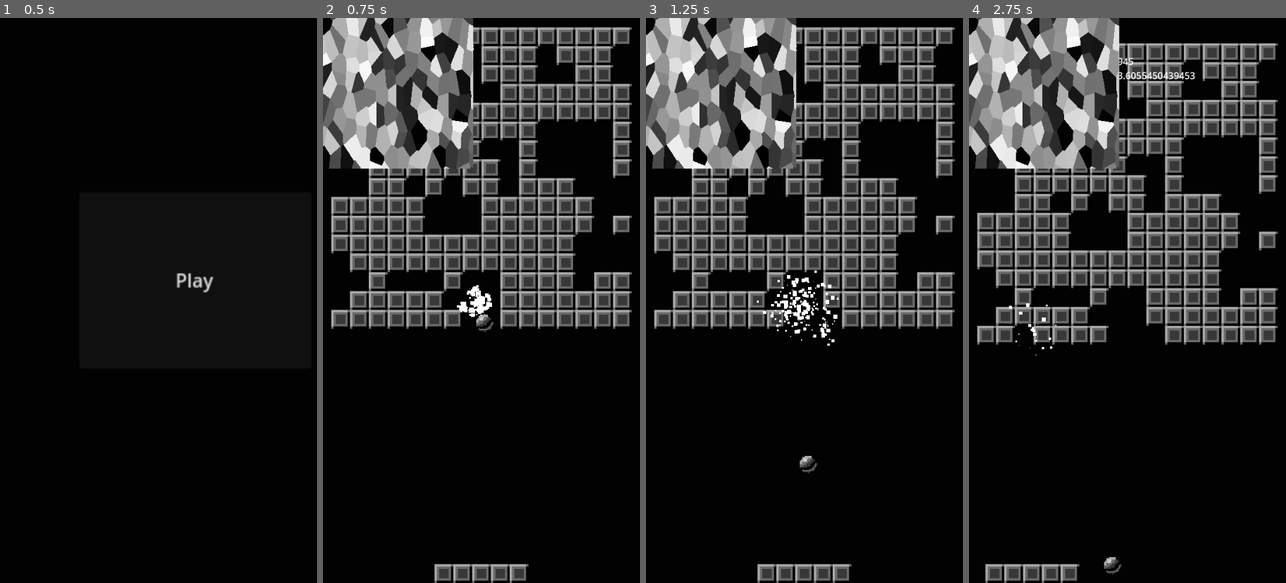
Above: before the commit, frames 1-4 (left to right).
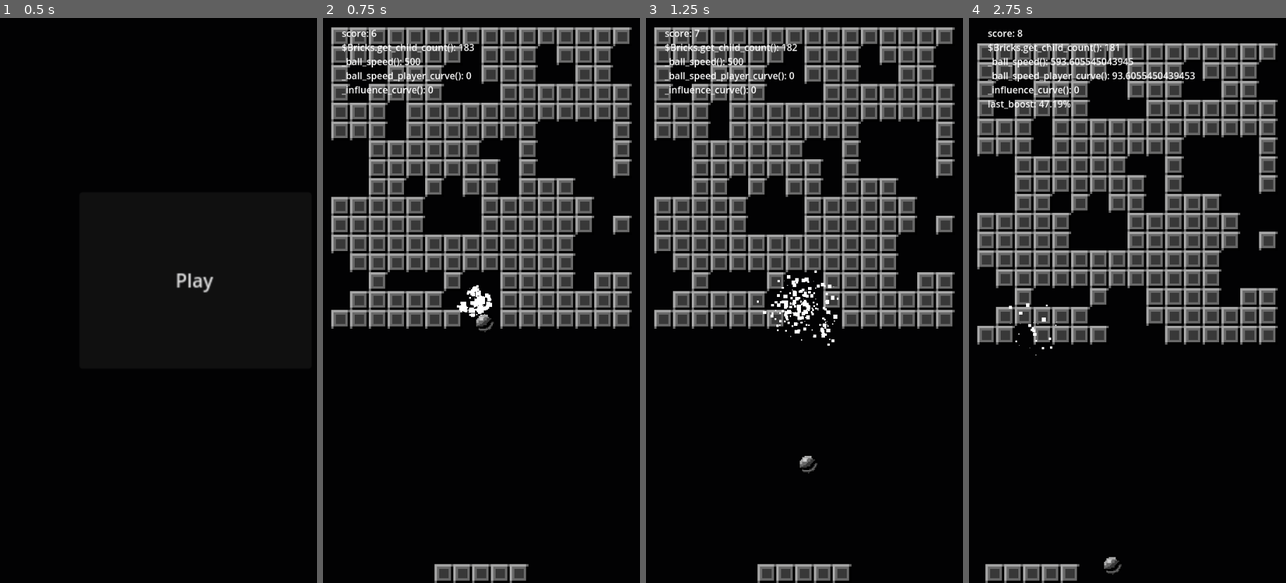
Above: after the commit, the same moments.

Repository: arunas-cesonis/pingpong2
Game: Godot game, scene res://main.tscn
Two runs of this game, one before a commit and one after it. Both use one fixed random seed, a clock stepped at 60 frames per second and the inputs below.
Inputs:
- Up to frame 1 (0.5 s): no input
- Up to frame 2 (0.75 s): click "Play" at 0.5 s
- Up to frame 3 (1.25 s): no input
- Up to frame 4 (2.75 s): hold D (MoveRight) 1.28-2.03 s; tap F (Boost) at 1.35, 2.1 s; hold A (MoveLeft) from 2.03 s (still down)

Frame 1 is identical in both runs. In frame 2, 11% of the frame differs, in the area x 0-48%, y 0-27%; in frame 3, 11%; in frame 4, 11%.

Commit message:
Render subviewport to data

Diff:
--- a/game.tscn
+++ b/game.tscn
@@ -1,11 +1,12 @@
-[gd_scene load_steps=12 format=3 uid="uid://chc5a3xqiv7b"]
+[gd_scene load_steps=13 format=3 uid="uid://chc5a3xqiv7b"]
 
 [ext_resource type="Script" path="res://game.gd" id="1_jahp3"]
 [ext_resource type="PackedScene" uid="uid://dcgovrgwsr7io" path="res://demo_spawn_on_collision.tscn" id="2_g117g"]
 [ext_resource type="PackedScene" uid="uid://ks1v6g6xn1p7" path="res://bricks.tscn" id="3_8u3lx"]
 [ext_resource type="Texture2D" uid="uid://bhbvodns08cne" path="res://graphics1.png" id="3_hoi0h"]
 [ext_resource type="Script" path="res://debug.gd" id="3_xqd3c"]
-[ext_resource type="PackedScene" uid="uid://cvejtj801xbyt" path="res://polygon_2d.tscn" id="6_nxyrl"]
+[ext_resource type="PackedScene" uid="uid://c474ktnlls203" path="res://node_2d.tscn" id="6_m0oa1"]
+[ext_resource type="Script" path="res://node_2d.gd" id="7_uxct2"]
 
 [sub_resource type="Curve" id="Curve_ctkgm"]
 max_value = 1000.0
@@ -137,4 +138,5 @@
 
 [node name="AudioStreamPlayer2D" type="AudioStreamPlayer2D" parent="."]
 
-[node name="Polygon2D" parent="." instance=ExtResource("6_nxyrl")]
+[node name="Node2D" parent="." instance=ExtResource("6_m0oa1")]
+script = ExtResource("7_uxct2")
--- /dev/null
+++ b/node_2d.gd
@@ -0,0 +1,12 @@
+extends Node2D
+
+func _ready() -> void:
+	$SubViewport/Polygon2D.material.set_shader_parameter("offset", 100.0)
+	await RenderingServer.frame_post_draw
+	var img: Image = $SubViewport.get_texture().get_image()
+	img.resize(16, 16, Image.INTERPOLATE_NEAREST)
+	print(img.get_data())
+	pass
+
+func _draw() -> void:
+	pass
--- /dev/null
+++ b/node_2d.tscn
@@ -0,0 +1,13 @@
+[gd_scene load_steps=3 format=3 uid="uid://c474ktnlls203"]
+
+[ext_resource type="PackedScene" path="res://polygon_2d.tscn" id="1_ifg3q"]
+[ext_resource type="Script" path="res://node_2d.gd" id="1_yg0kw"]
+
+[node name="Node2D" type="Node2D"]
+script = ExtResource("1_yg0kw")
+
+[node name="SubViewport" type="SubViewport" parent="."]
+size = Vector2i(256, 256)
+render_target_update_mode = 1
+
+[node name="Polygon2D" parent="SubViewport" instance=ExtResource("1_ifg3q")]
--- a/polygon_2d.gdshader
+++ b/polygon_2d.gdshader
@@ -1,4 +1,6 @@
 shader_type canvas_item;
+
+uniform float offset;
 
 void vertex() {
 	// Called for every vertex the material is visible on.
@@ -40,7 +42,7 @@
 }
 
 void fragment() {
-	float x = voronoiNoise(SCREEN_UV*30.0).y;
+	float x = voronoiNoise(SCREEN_UV*30.0 + vec2(0.0, offset)).y;
 	COLOR.rgb = vec3(x,x,x);
 	// Called for every pixel the material is visible on.
 }
